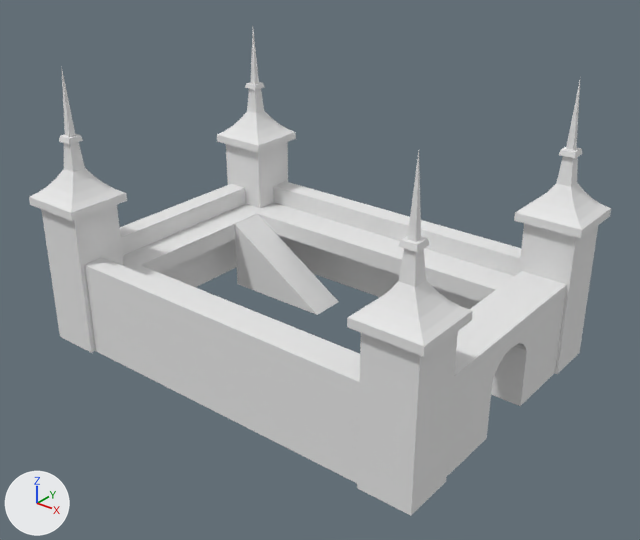
Two versions of the Blender file Assets/Models/Castle/Castle.blend, one commit apart.
One viewpoint serves both versions: a 50 mm lens placed at (19.3, -23.9, 18.2), pointed at (0.7, -0.6, 3.7). The axes (+X, +Y, +Z) are drawn at lower left. The lights are the same throughout.
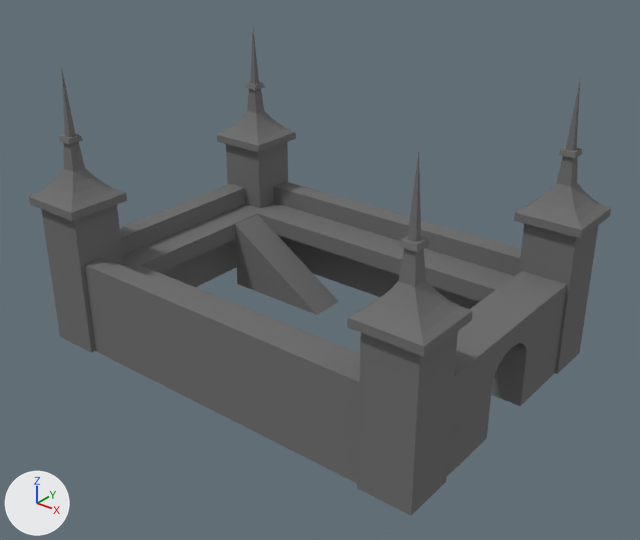
What differs and where, as boxes [x1, y1, x2, y2] in the pictures (640 x 540 px):
'Cube.001', recoloured
    both: [84, 181, 521, 483]
'Cube', recoloured
    both: [41, 142, 598, 516]
'Cube.005', recoloured (white to grey)
    both: [29, 30, 611, 357]
'Cube.003', recoloured
    both: [447, 271, 567, 476]
'Cube.006', recoloured
    both: [235, 214, 339, 315]
'Cube.002', recoloured
    both: [119, 184, 246, 287]

Patch to the scene script:
```diff
--- a/Assets/Models/Castle/Castle.blend.py
+++ b/Assets/Models/Castle/Castle.blend.py
@@ mat_material @@
 mat_material = diffuse_material('Material')
-mat_material.base_color = (0.8, 0.8, 0.8)  # white #e7e7e7
+mat_material.base_color = (0.168, 0.168, 0.168)  # grey #727272
```
